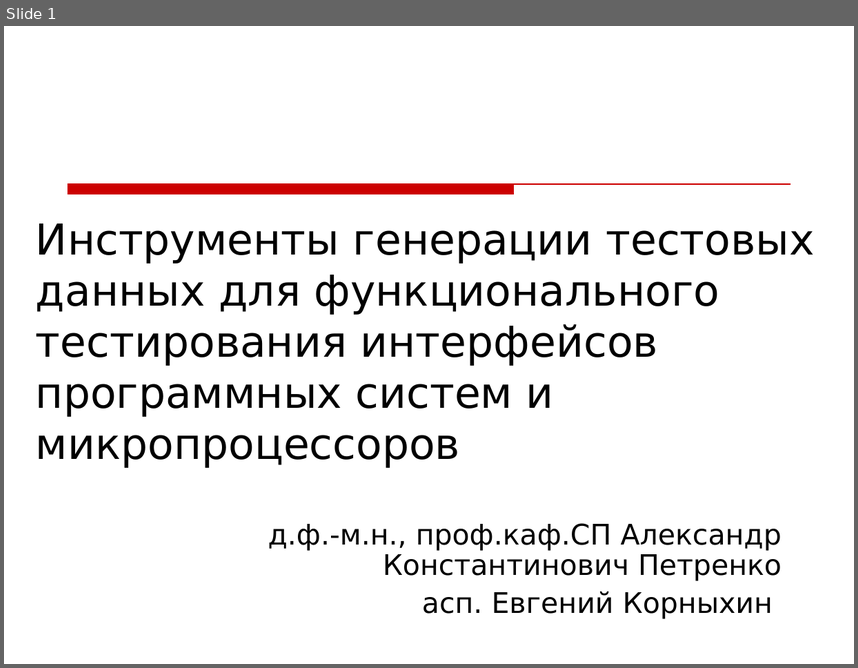
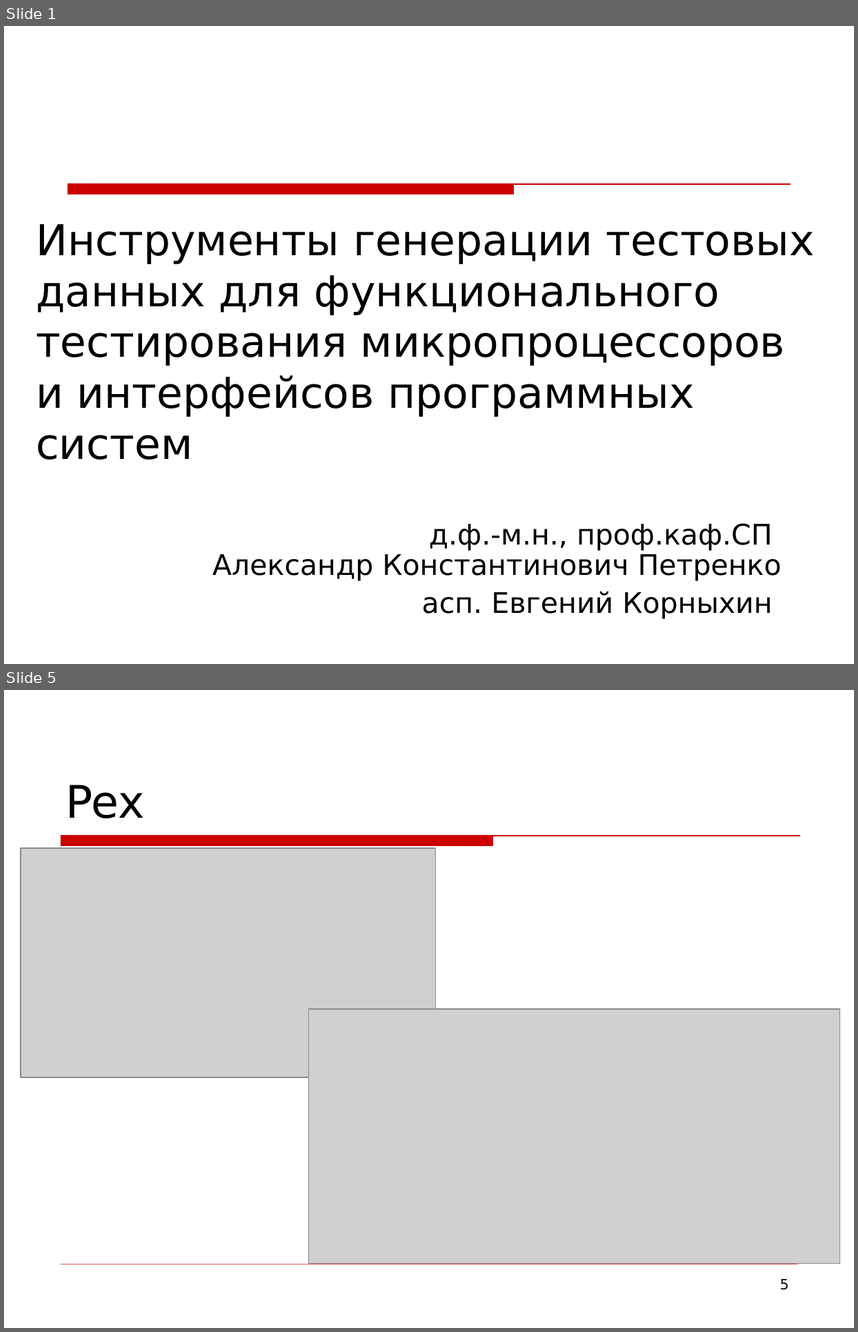
Before and after one commit to kornevgen/tesla-project, a slide deck: papers/unpublished/Tihonov09/tikh-slides.ppt. Shown one above the other, each under a label of ours: slide 1 before the commit, slides 1 and 5 after it; the slides between them are not shown. The pictures are 858x668 and 858x1332 pixels, drawn with LibreOffice and Linux fonts; fonts in the diff are those of the drawing; grey boxes stand for pictures; background and template pictures are left out. Boxes give left, top, right and bottom in pixels: in the first picture for what was removed or moved away, otherwise in the second. Text is boxed around its words. In the diff, an @@ line names an element or a change of style, - is before the commit and + after.

```diff
--- a/papers/unpublished/Tihonov09/tikh-slides.ppt
+++ b/papers/unpublished/Tihonov09/tikh-slides.ppt
@@ slide 5 added at (4, 690, 854, 1328), background picture (left out) @@
@@ title added at (66, 785, 145, 818), 38 pt, text #000000 @@
+Pex
@@ picture added at (21, 848, 436, 1077) @@
@@ freeform shape added at (61, 836, 800, 845), fill #CC0000, outline #CC0000 0.74 pt @@
@@ picture added at (308, 1009, 840, 1263) @@
@@ line added from (61, 1264) to (797, 1264), #CC0000 0.26 pt @@
@@ page number added at (780, 1279, 789, 1290), 12 pt, text #000000 @@
+5
@@ slide 1 changed as well @@
@@ title at (36, 224, 815, 459): text changed @@
-Инструменты генерации тестовых данных для функционального тестирования интерфейсов программных систем и микропроцессоров
+Инструменты генерации тестовых данных для функционального тестирования микропроцессоров и интерфейсов программных систем
@@ subtitle "д.ф.-м.н., проф.каф.СП Александр Константинович Петренко" rewrapped from (268, 523, 782, 619) to (212, 523, 782, 619) @@
```
Also in this commit, not shown: 2 other slides changed, 5 other slides added.
